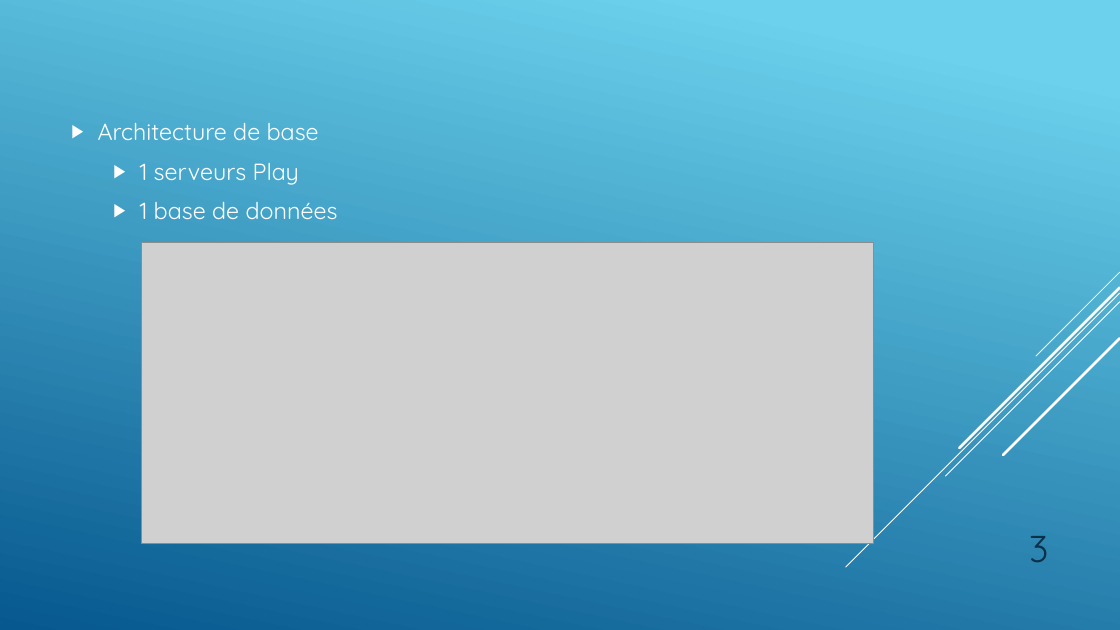
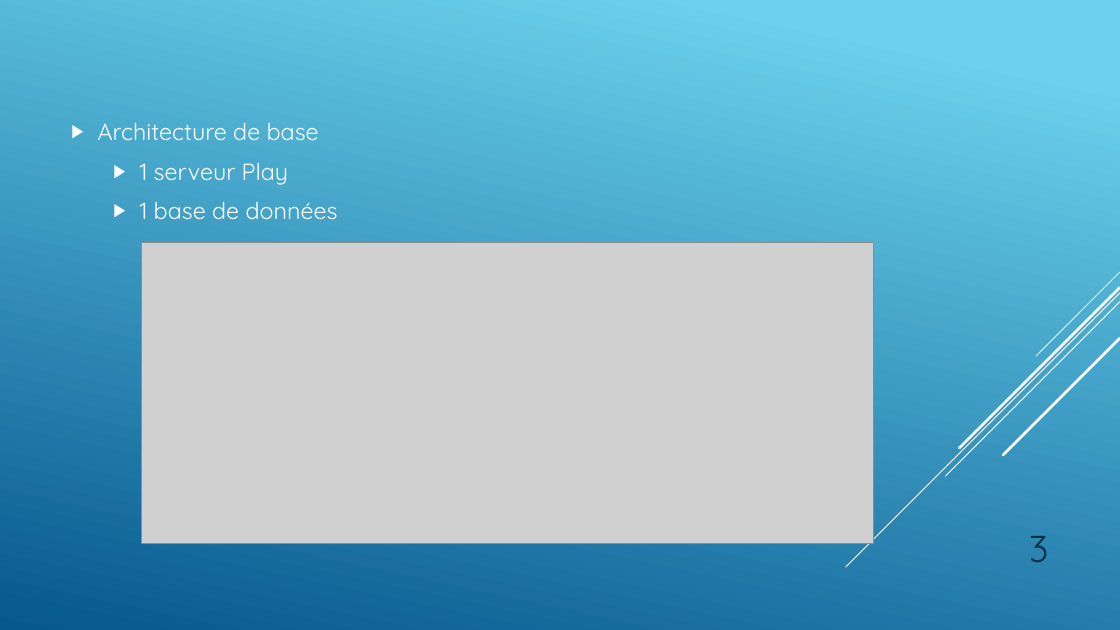
Before and after one commit to OscarSotoHES/tsmosf-labo2, a slide deck: slide 3 of Presentation/Caching-Team1.pptx. Drawn at 1120x630 pixels with LibreOffice and Linux fonts; fonts in the diff are those of the drawing; grey boxes stand for pictures. Boxes give left, top, right and bottom in pixels: in the first picture for what was removed or moved away, otherwise in the second. Text is boxed around its words. In the diff, an @@ line names an element or a change of style, - is before the commit and + after.

```diff
--- a/Presentation/Caching-Team1.pptx
+++ b/Presentation/Caching-Team1.pptx
@@ text at [140, 163, 288, 185]: text changed @@
-  ▶ 1 serveurs Play
+  ▶ 1 serveur Play
```
Also in this commit, not shown: 1 other slide changed, 2 slides added, 2 slides removed, 1 other file.
